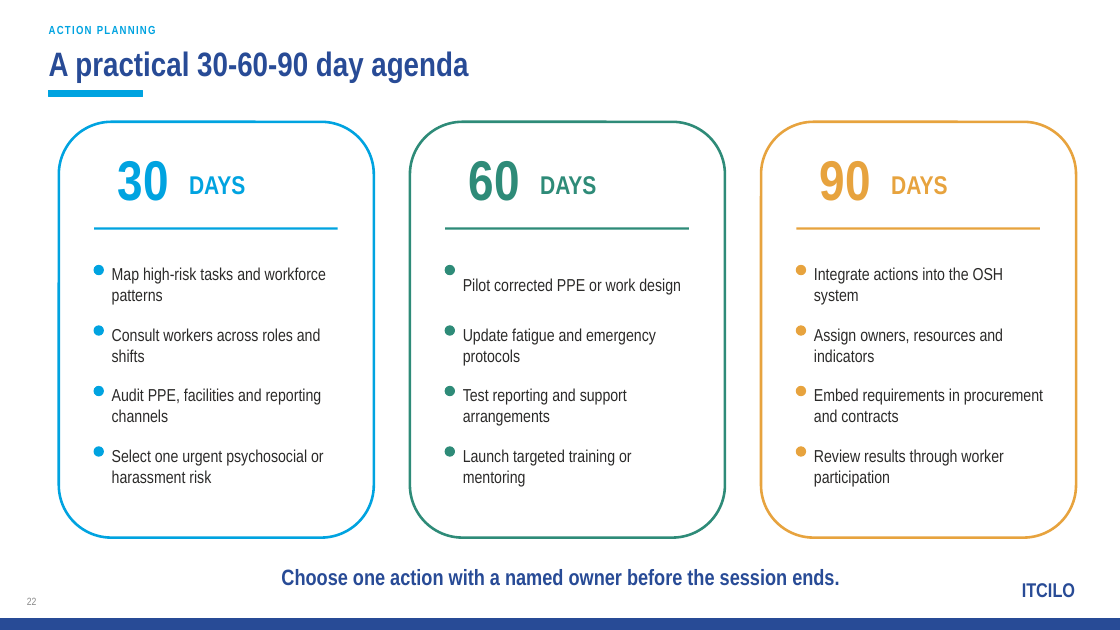
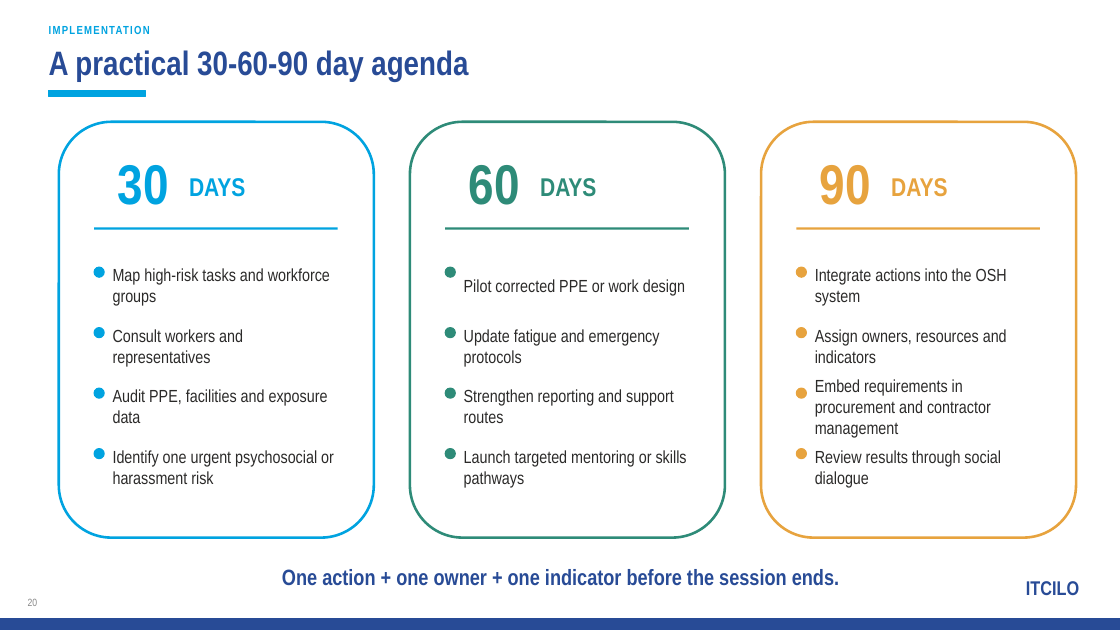
Before and after one commit to olena-vazhynska/impact_assessment_2026, a slide deck: slide 20 of deck-build/Modern_and_Inclusive_Energy_Work_for_the_Future_REVISED.pptx (slide 22 before the commit). Drawn at 1120x630 pixels with LibreOffice and Linux fonts; fonts in the diff are those of the drawing. Boxes give left, top, right and bottom in pixels: in the first picture for what was removed or moved away, otherwise in the second. Text is boxed around its words. In the diff, an @@ line names an element or a change of style, - is before the commit and + after.

```diff
--- a/deck-build/Modern_and_Inclusive_Energy_Work_for_the_Future_REVISED.pptx
+++ b/deck-build/Modern_and_Inclusive_Energy_Work_for_the_Future_REVISED.pptx
@@ text at [49, 26, 156, 34]: text changed @@
-ACTION PLANNING
+IMPLEMENTATION
@@ 3 texts: place and size @@
-3 texts at [118, 161, 871, 201]
+3 texts at [118, 165, 871, 205]
@@ text at [113, 268, 330, 306]: text changed; size 14.8 to 15 pt @@
-Map high-risk tasks and workforce patterns
+Map high-risk tasks and workforce groups
@@ text at [113, 329, 243, 367]: text changed; size 14.8 to 15 pt @@
-Consult workers across roles and shifts
+Consult workers and representatives
@@ size 14.8 to 15 pt in 4 elements at [464, 279, 685, 296], [464, 329, 660, 367], [815, 268, 1007, 306], [815, 329, 1007, 363] @@
@@ text at [113, 389, 328, 423]: text changed; size 14.8 to 15 pt @@
-Audit PPE, facilities and reporting channels
+Audit PPE, facilities and exposure data
@@ text at [464, 389, 674, 423]: text changed; size 14.8 to 15 pt @@
-Test reporting and support arrangements
+Strengthen reporting and support routes
@@ text at [815, 379, 991, 438]: text changed; size 14.8 to 15 pt @@
-Embed requirements in procurement and contracts
+Embed requirements in procurement and contractor management
@@ text at [113, 450, 334, 484]: text changed; size 14.8 to 15 pt @@
-Select one urgent psychosocial or harassment risk
+Identify one urgent psychosocial or harassment risk
@@ text at [464, 450, 687, 488]: text changed; size 14.8 to 15 pt @@
-Launch targeted training or mentoring
+Launch targeted mentoring or skills pathways
@@ text at [815, 450, 1001, 488]: text changed; size 14.8 to 15 pt @@
-Review results through worker participation
+Review results through social dialogue
@@ text at [282, 569, 839, 586]: text changed @@
-Choose one action with a named owner before the session ends.
+One action + one owner + one indicator before the session ends.
@@ text at [28, 599, 38, 606]: text changed @@
-22
+20
@@ text "ITCILO": place and size @@
-text "ITCILO" at [1022, 583, 1075, 597]
+text "ITCILO" at [1026, 581, 1079, 595]
```
Also in this commit, not shown: 7 other slides changed, 16 slides added, 16 slides removed.
